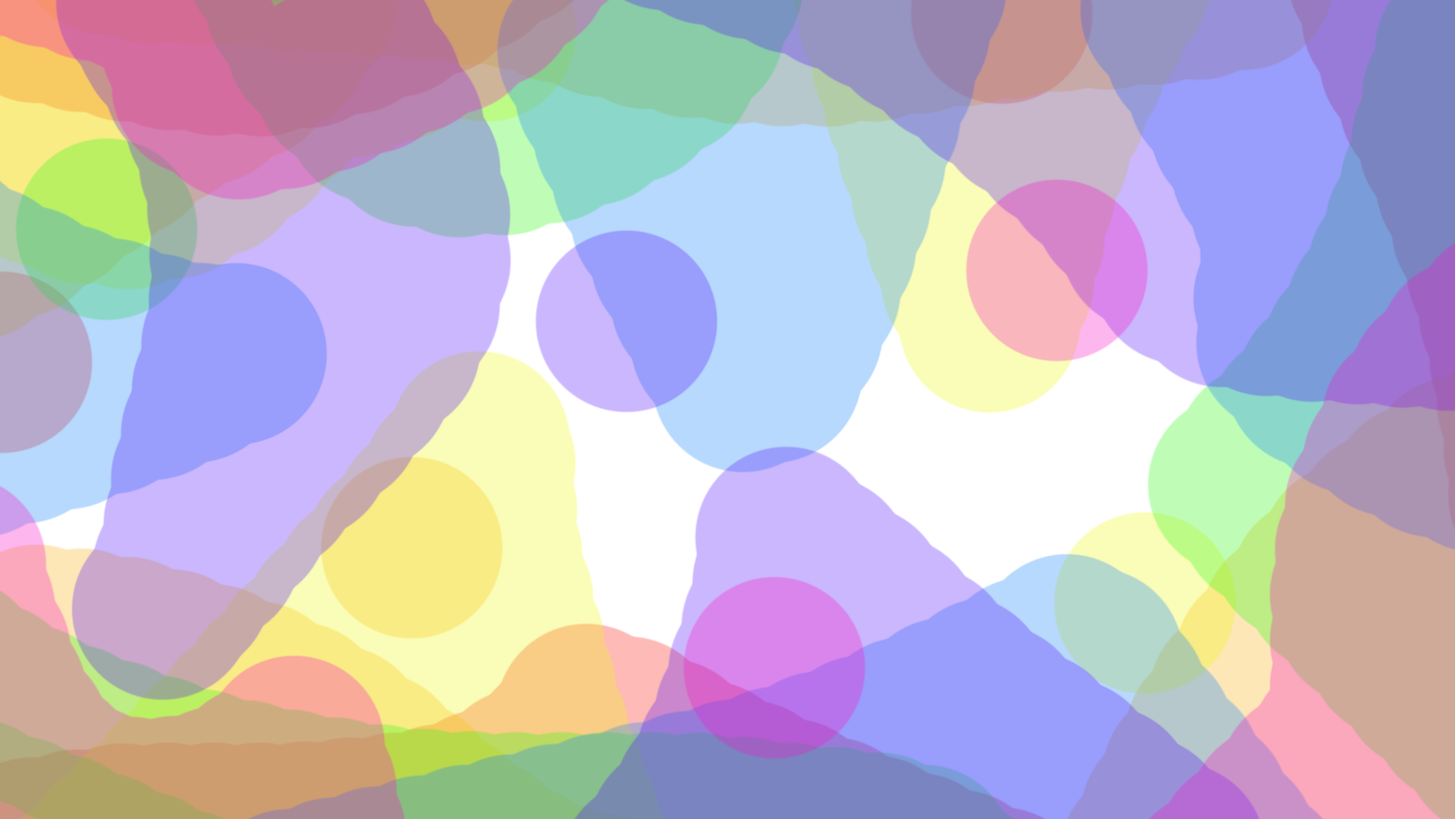
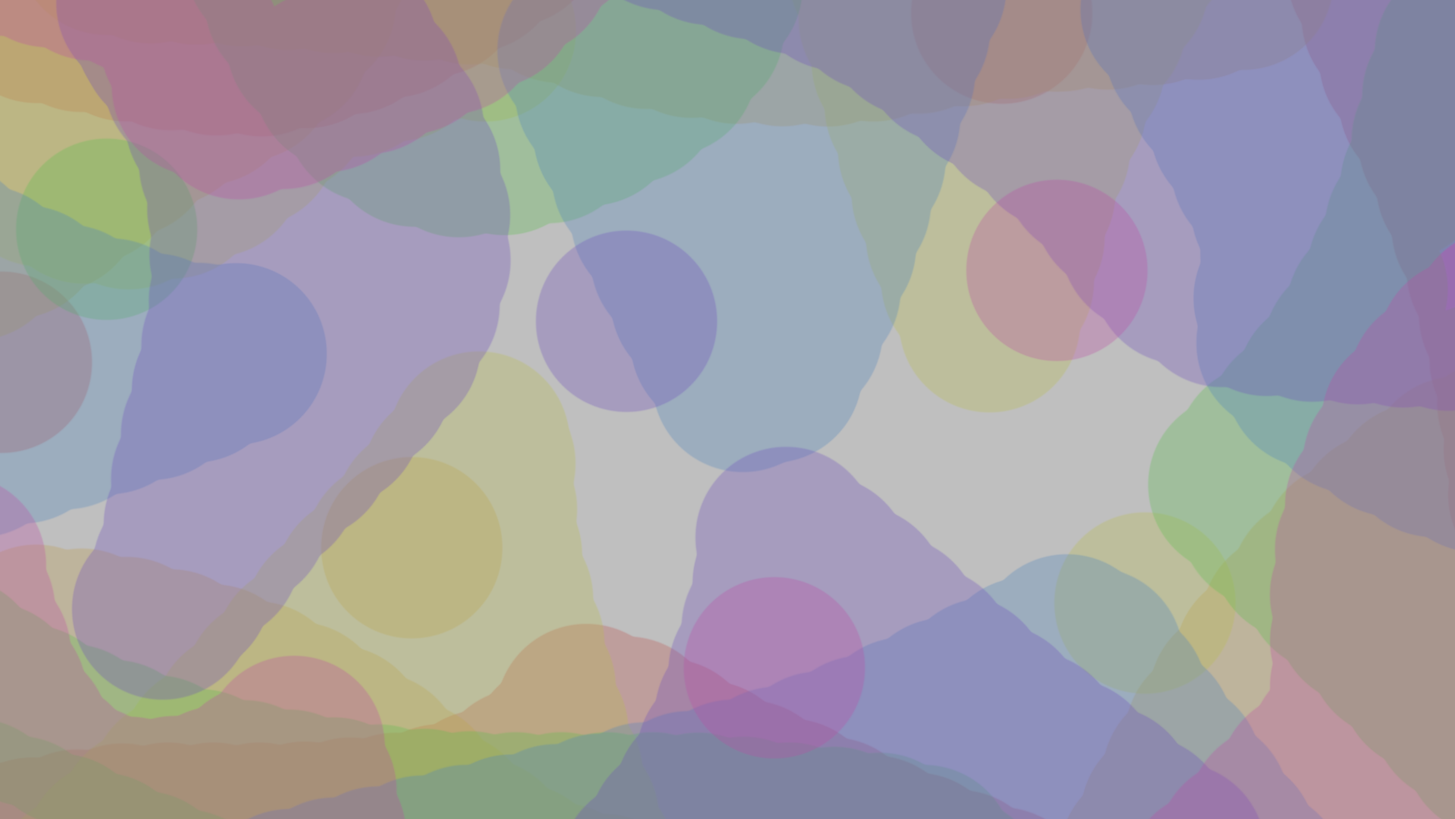
Revision of a layered 1455px x 819px image; what changed, layer by layer:
added layer "Layer 2" above "Layer 1" over bbox(0, 0, 1455, 819)
